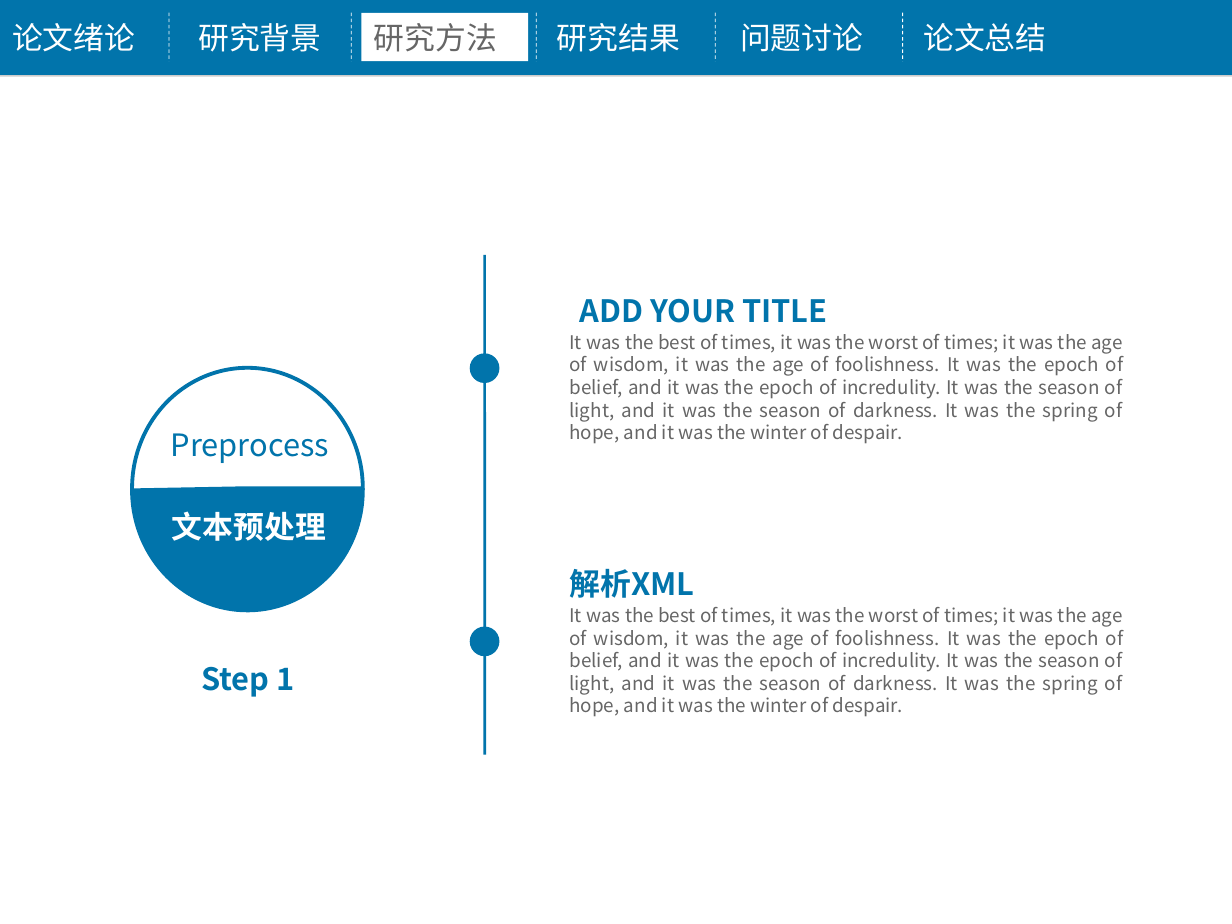
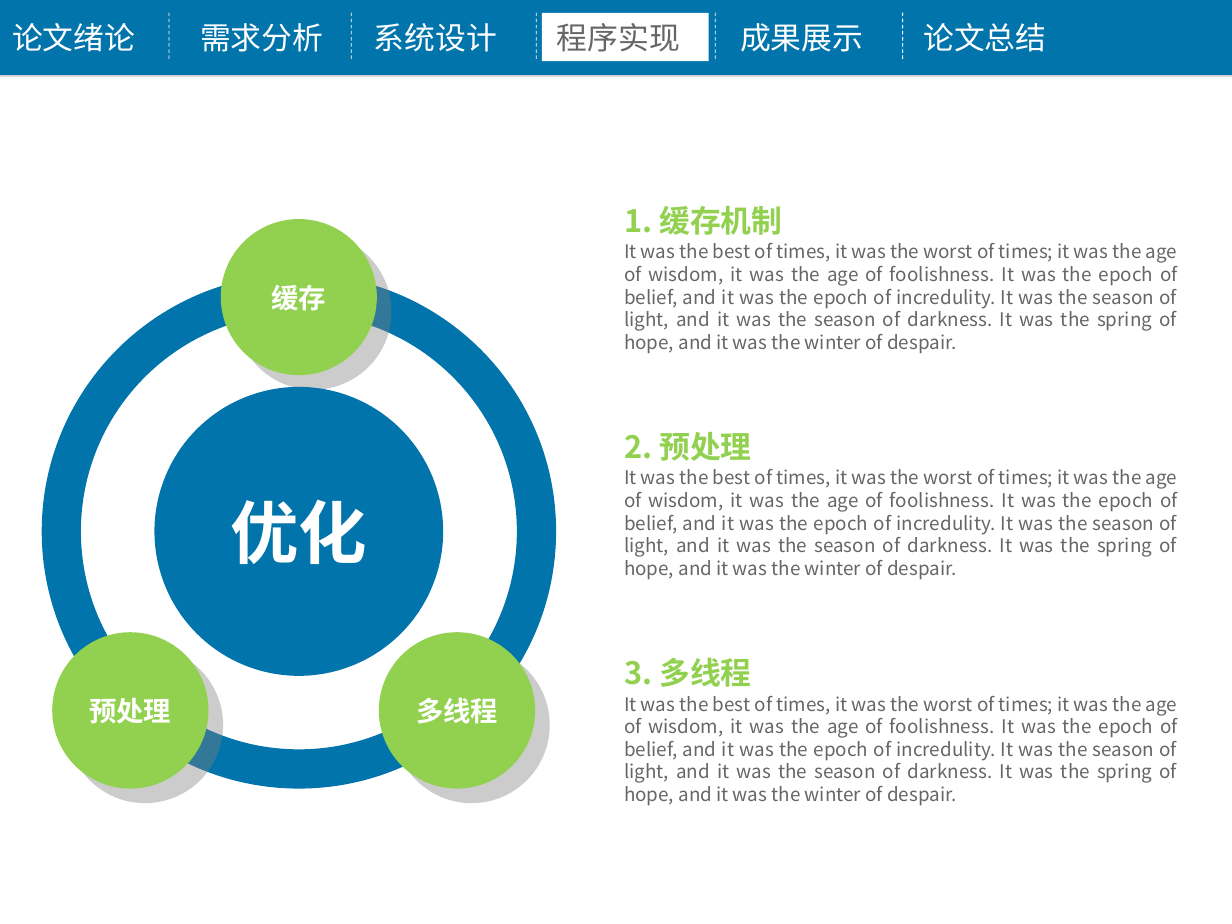
Before and after one commit to tianlanse93/MyGraduationDesign, a slide deck: slide 18 of 毕业论文/ppt4328.ppt (slide 11 before the commit). Drawn at 1232x924 pixels with LibreOffice and Linux fonts; fonts in the diff are those of the drawing; background and template pictures are left out. Boxes give left, top, right and bottom in pixels: in the first picture for what was removed or moved away, otherwise in the second. Text is boxed around its words. In the diff, an @@ line names an element or a change of style, - is before the commit and + after.

Commit message:
modify ppt

```diff
--- a/毕业论文/ppt4328.ppt
+++ b/毕业论文/ppt4328.ppt
@@ text at [200, 23, 323, 52]: text changed @@
-研究背景
+需求分析
@@ text at [374, 23, 497, 52]: text changed; text colour #666666 to #FFFFFF @@
-研究方法
+系统设计
@@ rectangle: place and size @@
-rectangle at [361, 14, 527, 62]
+rectangle at [542, 14, 708, 62]
@@ text at [557, 23, 680, 52]: text changed; text colour #FFFFFF to #666666 @@
-研究结果
+程序实现
@@ text at [740, 23, 863, 52]: text changed @@
-问题讨论
+成果展示
@@ text added at [624, 206, 782, 235], 18 pt, text #92D14F, bold @@
+1. 缓存机制
@@ ellipse added at [221, 219, 377, 376], fill #92D14F, 16 pt, text #FFFFFF, bold @@
+缓存
@@ text "It was the best of ...": place and size @@
-text "It was the best of ..." at [569, 334, 1124, 444]
+text "It was the best of ..." at [624, 243, 1178, 354]
@@ line removed from (484, 255) to (484, 755) @@
@@ freeform shape added at [42, 275, 557, 790], fill #0174AB @@
@@ text removed at [580, 298, 827, 323] @@
-ADD YOUR TITLE
@@ ellipse removed at [469, 354, 499, 383] @@
@@ freeform shape removed at [132, 370, 362, 610] @@
@@ freeform shape removed at [132, 368, 362, 609] @@
@@ ellipse added at [154, 387, 442, 676], fill #0174AB, 40 pt, text #FFFFFF, bold @@
+优化
@@ text removed at [171, 433, 329, 463] @@
-Preprocess
@@ text at [624, 432, 751, 461]: text changed; text colour #FFFFFF to #92D14F @@
-文本预处理
+2. 预处理
@@ text added at [624, 469, 1178, 580], 11 pt, text #666666 @@
+It was the best of times, it was the worst of times; it was the age of wisdom, it was the age of foolishness. It was the epoch of belief, and it was the epoch of incredulity. It was the season of light, and it was the season of darkness. It was the spring of hope, and it was the winter of despair.
@@ text removed at [569, 568, 694, 598] @@
-解析XML
@@ ellipse removed at [469, 627, 499, 657] @@
@@ ellipse added at [52, 632, 208, 788], fill #92D14F, 16 pt, text #FFFFFF, bold @@
+预处理
@@ ellipse added at [378, 632, 535, 788], fill #92D14F, 16 pt, text #FFFFFF, bold @@
+多线程
@@ text added at [624, 657, 751, 687], 18 pt, text #92D14F, bold @@
+3. 多线程
@@ text removed at [201, 666, 295, 697] @@
-Step 1
@@ text "It was the best of ...": place and size @@
-text "It was the best of ..." at [569, 607, 1124, 717]
+text "It was the best of ..." at [624, 696, 1178, 806]
```
Also in this commit, not shown: 8 other slides changed, 9 slides added, 4 slides removed.
